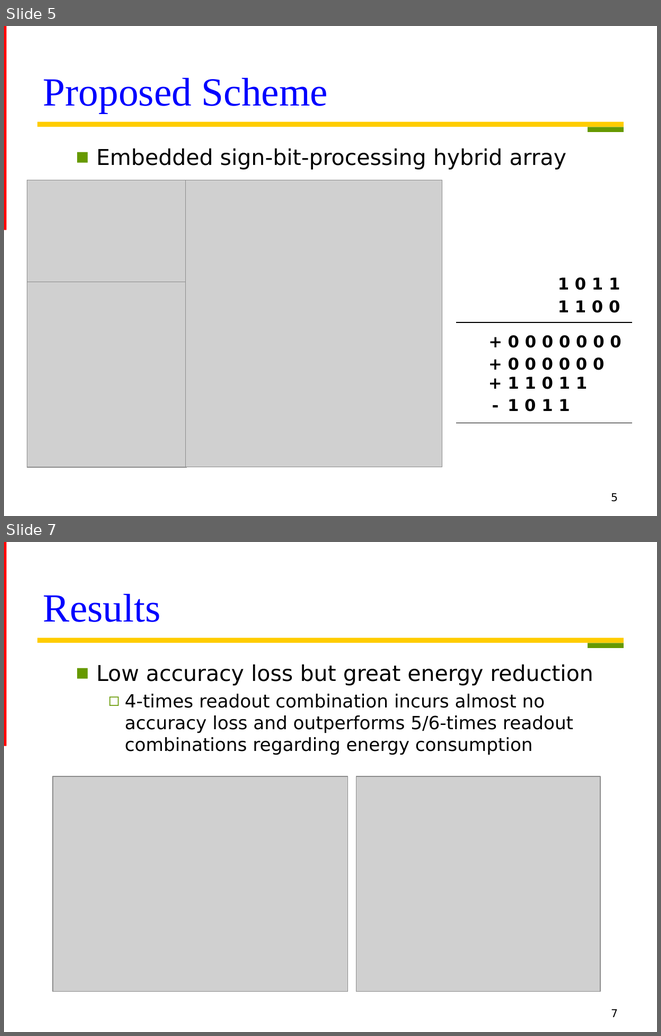
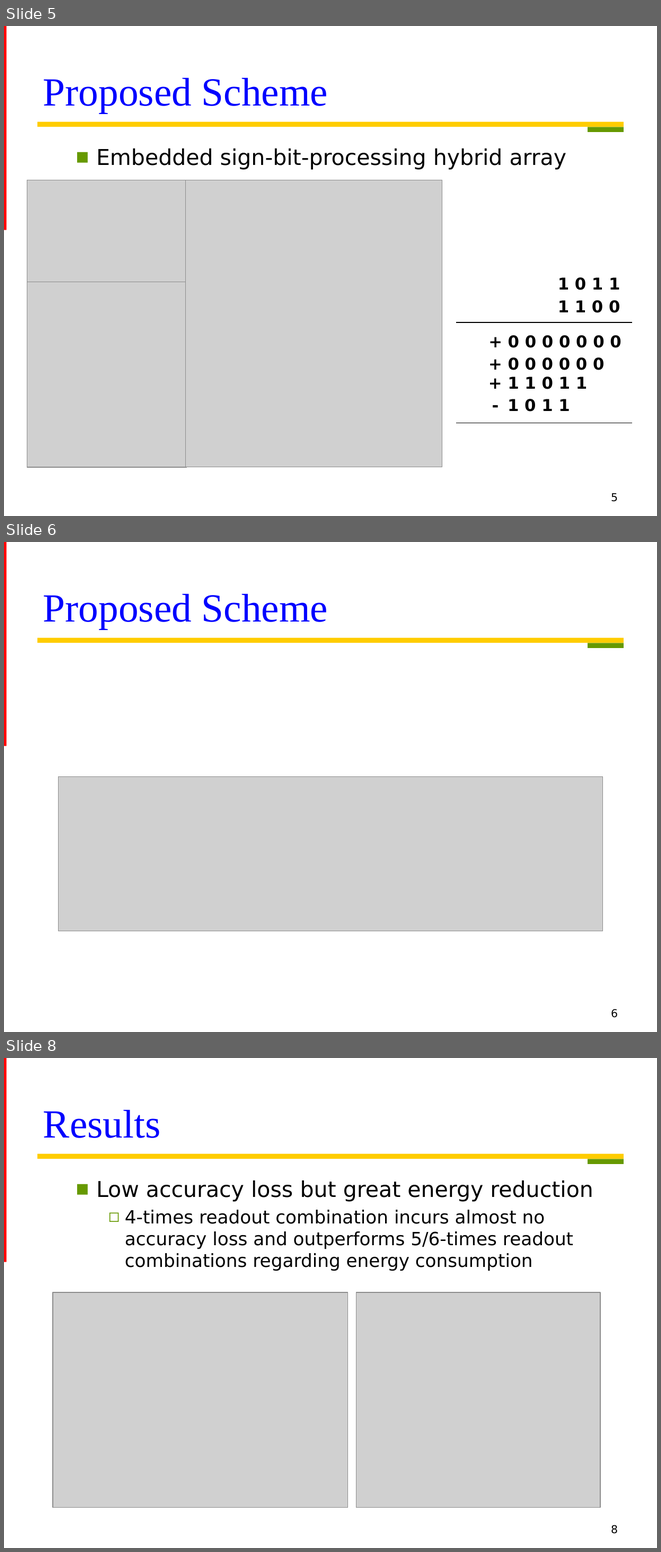
Before and after one commit to Oniontow/TTLiu_Project, a slide deck: papers/new new stone.pptx. Shown one above the other, each under a label of ours: slides 5 and 7 before the commit, slides 5, 6 and 8 after it; the slides between them are not shown. The pictures are 661x1036 and 661x1552 pixels, drawn with LibreOffice and Linux fonts; fonts in the diff are those of the drawing; grey boxes stand for pictures. Boxes give left, top, right and bottom in pixels: in the first picture for what was removed or moved away, otherwise in the second. Text is boxed around its words. In the diff, an @@ line names an element or a change of style, - is before the commit and + after.

```diff
--- a/papers/new new stone.pptx
+++ b/papers/new new stone.pptx
@@ slide 6 added at bbox=[4, 542, 657, 1032], background #FFFFFF; not listed: 3 template elements that a slide beside it also shows @@
@@ title added at bbox=[43, 593, 328, 629], 44 pt, text #0000FF @@
+Proposed Scheme
@@ picture added at bbox=[58, 776, 603, 930] @@
@@ page number added at bbox=[611, 1008, 618, 1017], 12 pt, text #000000 @@
+6
@@ what was slide 7 is now slide 8 @@
@@ page number at bbox=[611, 1524, 618, 1533]: text changed @@
-7
+8
```
Also in this commit, not shown: 1 slide changed.
